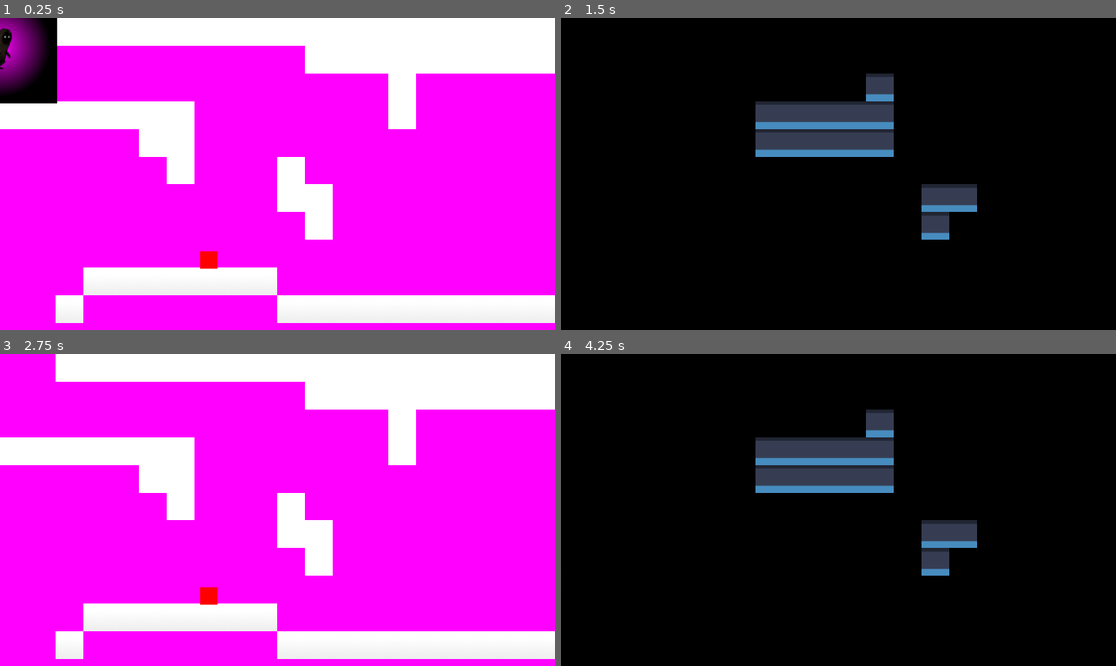
Above: before the commit, frames 1-4 (two rows, left to right).
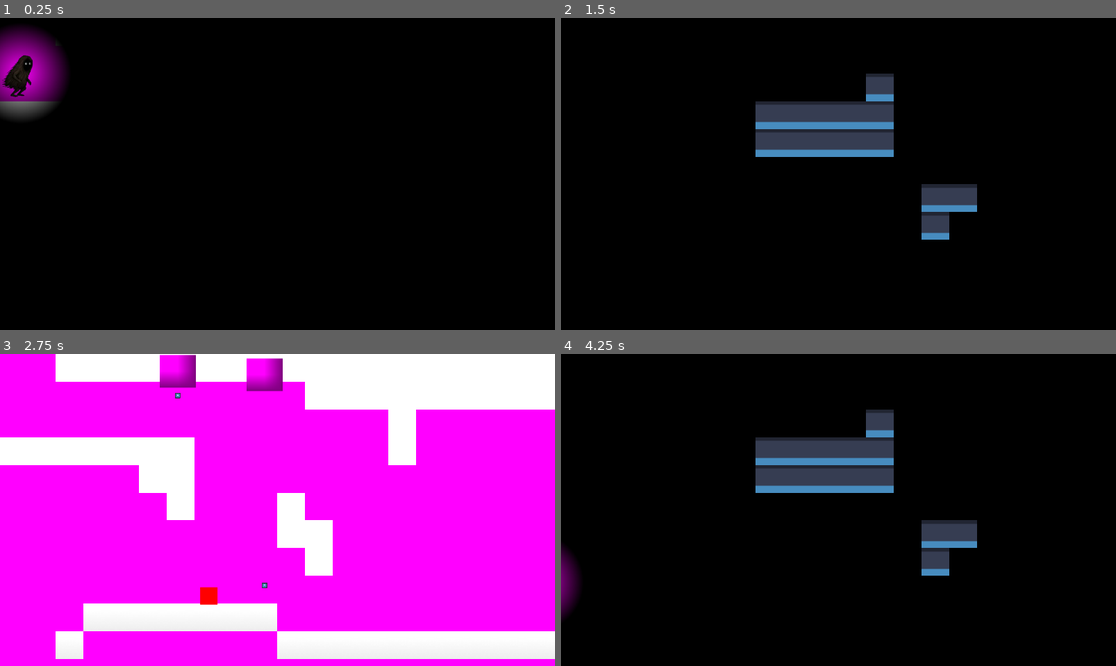
Above: after the commit, the same moments.

Repository: NahuelArrieta/MaskGame
Game: Godot game, scene res://levels/level-001.tscn
The game is run twice, just before and just after one commit, with the same random seed, the same clock (stepped at 60 frames per second) and the same inputs. The engine's default icon, where the game draws it, is replaced by a stand-in: a white triangle on a blue panel in a dark square.
Inputs:
- Up to frame 1 (0.25 s): no input
- Up to frame 2 (1.5 s): hold Right (RIGHT) from 0.53 s (still down); tap E (MASK_ANTIGRAVITY_KEY) at 0.6 s; tap Up (JUMP) at 0.77 s; tap W (MASK_DEATH_KEY) at 1.35 s
- Up to frame 3 (2.75 s): tap Up (JUMP) at 1.52 s; tap Enter at 2 s; release Right (RIGHT) at 2.03 s; hold Left (LEFT) from 2.03 s (still down); tap Q (MASK_FIRE_KEY) at 2.1 s
- Up to frame 4 (4.25 s): release Left (LEFT) at 2.78 s; hold Right (RIGHT) from 2.78 s (still down); tap E (MASK_ANTIGRAVITY_KEY) at 2.85 s; tap Up (JUMP) at 3.02, 3.77 s; tap Space at 3.5 s; tap W (MASK_DEATH_KEY) at 3.6 s

The runs differ from the first frame. In frame 1, 99% of the frame differs, in the area x 0-100%, y 0-100%; in frame 2, nothing differs; in frame 3, 1.4%; in frame 4, 0.5%.

Commit message:
add water leak

Diff:
--- a/entities/player/player.gd
+++ b/entities/player/player.gd
@@ -84,8 +84,10 @@
 		return is_on_ceiling()
 
 func die() -> void:
-	print("El jugador ha muerto")
-	# Opcional: Pausar el proceso para que no se mueva al morir
 	set_physics_process(false)
 
 	get_tree().reload_current_scene()
+
+func touch_water() -> void:
+	if current_mask == Global.MASK_FIRE:
+		die()
--- a/entities/player/player.tscn
+++ b/entities/player/player.tscn
@@ -560,7 +560,7 @@
 scale = Vector2(0.25, 0.25)
 sprite_frames = SubResource("SpriteFrames_sglur")
 animation = &"left_mask_death"
-frame_progress = 0.151193
+frame_progress = 0.797396
 
 [node name="Camera" parent="." instance=ExtResource("3_sglur")]
 
--- /dev/null
+++ b/entities/waterLeak/water_drop.gd
@@ -0,0 +1,16 @@
+extends Node2D
+
+var velocidad = 300
+
+
+@onready var rayo = $RayCast2D
+
+func _process(delta):
+	if rayo.is_colliding():
+		queue_free()
+	else:
+		position.y += velocidad * delta
+
+func _on_body_entered(body: Node2D) -> void:
+	if body.has_method("touch_water"):
+		body.touch_water()
--- /dev/null
+++ b/entities/waterLeak/water_drop.tscn
@@ -0,0 +1,23 @@
+[gd_scene load_steps=4 format=3 uid="uid://o7pyqcdrutq1"]
+
+[ext_resource type="Script" uid="uid://brkughdmfvlv8" path="res://entities/waterLeak/water_drop.gd" id="1_4o7ln"]
+[ext_resource type="Texture2D" uid="uid://xmw2b1bg1cqc" path="res://icon.svg" id="1_7pgou"]
+
+[sub_resource type="CircleShape2D" id="CircleShape2D_rb0c5"]
+radius = 30.0666
+
+[node name="waterDrop" type="Area2D"]
+script = ExtResource("1_4o7ln")
+
+[node name="Sprite2D" type="Sprite2D" parent="."]
+scale = Vector2(0.05, 0.05)
+texture = ExtResource("1_7pgou")
+
+[node name="CollisionShape2D" type="CollisionShape2D" parent="."]
+scale = Vector2(0.1, 0.1)
+shape = SubResource("CircleShape2D_rb0c5")
+
+[node name="RayCast2D" type="RayCast2D" parent="."]
+target_position = Vector2(0, 6)
+
+[connection signal="body_entered" from="." to="." method="_on_body_entered"]
--- /dev/null
+++ b/entities/waterLeak/water_leak.gd
@@ -0,0 +1,25 @@
+extends Node2D
+
+# Esta variable aparecerá en el Inspector de Godot
+@export var tiempo_entre_gotas: float = 1.0
+@export var gota_scene: PackedScene = preload("./water_drop.tscn")
+
+@onready var timer = $Timer
+@onready var marker = $Marker2D
+
+func _ready():
+	# Configuramos el timer con el valor que elegiste
+	timer.wait_time = tiempo_entre_gotas
+	timer.start()
+
+func _on_timer_timeout():
+	# Instanciamos la gota
+	var gota = gota_scene.instantiate()
+	# La posicionamos en el marcador
+	gota.global_position = marker.global_position
+	# La añadimos a la escena (mejor al nivel de la escena para que no se mueva con el caño)
+	get_tree().current_scene.add_child(gota)
+
+	# Por si cambiaste el valor en tiempo real desde el Inspector
+	if timer.wait_time != tiempo_entre_gotas:
+		timer.wait_time = tiempo_entre_gotas
--- /dev/null
+++ b/entities/waterLeak/water_leak.tscn
@@ -0,0 +1,20 @@
+[gd_scene load_steps=3 format=3 uid="uid://bp0jw2fh6phtm"]
+
+[ext_resource type="Script" uid="uid://bk3l1ac607mfx" path="res://entities/waterLeak/water_leak.gd" id="1_tk64l"]
+
+[sub_resource type="PlaceholderTexture2D" id="PlaceholderTexture2D_tk64l"]
+
+[node name="WaterLeak" type="Node2D"]
+script = ExtResource("1_tk64l")
+
+[node name="Sprite2D" type="Sprite2D" parent="."]
+position = Vector2(1.35525e-20, 2.38419e-07)
+scale = Vector2(41.5, 37.5)
+texture = SubResource("PlaceholderTexture2D_tk64l")
+
+[node name="Timer" type="Timer" parent="."]
+
+[node name="Marker2D" type="Marker2D" parent="."]
+position = Vector2(0, 18)
+
+[connection signal="timeout" from="Timer" to="." method="_on_timer_timeout"]
--- a/levels/level-001.tscn
+++ b/levels/level-001.tscn
@@ -6,6 +6,7 @@
 [ext_resource type="PackedScene" uid="uid://c2ptupymdpeas" path="res://entities/camera/spootlight.tscn" id="3_yo1qe"]
 [ext_resource type="Script" uid="uid://kq5vaan7aovn" path="res://levels/death_platforms.gd" id="5_wpgob"]
 [ext_resource type="PackedScene" uid="uid://devptsfvgp1ft" path="res://entities/spikes/spikes.tscn" id="6_dx3he"]
+[ext_resource type="PackedScene" uid="uid://bp0jw2fh6phtm" path="res://entities/waterLeak/water_leak.tscn" id="6_uve4v"]
 
 [sub_resource type="PlaceholderTexture2D" id="PlaceholderTexture2D_yo1qe"]
 
@@ -101,13 +102,13 @@
 texture = SubResource("PlaceholderTexture2D_yo1qe")
 
 [node name="Player" parent="." instance=ExtResource("1_1ccbj")]
+position = Vector2(24, 31)
 
 [node name="TileMap" type="TileMapLayer" parent="."]
 tile_map_data = PackedByteArray("AAAAAAMAAQAAAAAAAAABAAMAAQAAAAAAAAACAAMAAQAAAAAAAAADAAMAAQAAAAAAAAAEAAMAAQAAAAAAAAAFAA …(2576 unchanged characters)…
 tile_set = SubResource("TileSet_cyoxo")
 
 [node name="Spootlight" parent="." instance=ExtResource("3_yo1qe")]
-visible = false
 
 [node name="DeathPlatforms" type="TileMapLayer" parent="."]
 material = SubResource("CanvasItemMaterial_wpgob")
@@ -115,5 +116,12 @@
 tile_set = SubResource("TileSet_wpgob")
 script = ExtResource("5_wpgob")
 
+[node name="WaterLeak" parent="." instance=ExtResource("6_uve4v")]
+position = Vector2(305, 24)
+
 [node name="Spikes" parent="." instance=ExtResource("6_dx3he")]
 position = Vector2(241, 279)
+
+[node name="WaterLeak2" parent="." instance=ExtResource("6_uve4v")]
+position = Vector2(205, 20)
+tiempo_entre_gotas = 0.3
Not shown, added: entities/waterLeak/water_drop.gd.uid
Not shown, added: entities/waterLeak/water_leak.gd.uid
Not shown: 1 places in levels/level-001.tscn that only renumber resources
